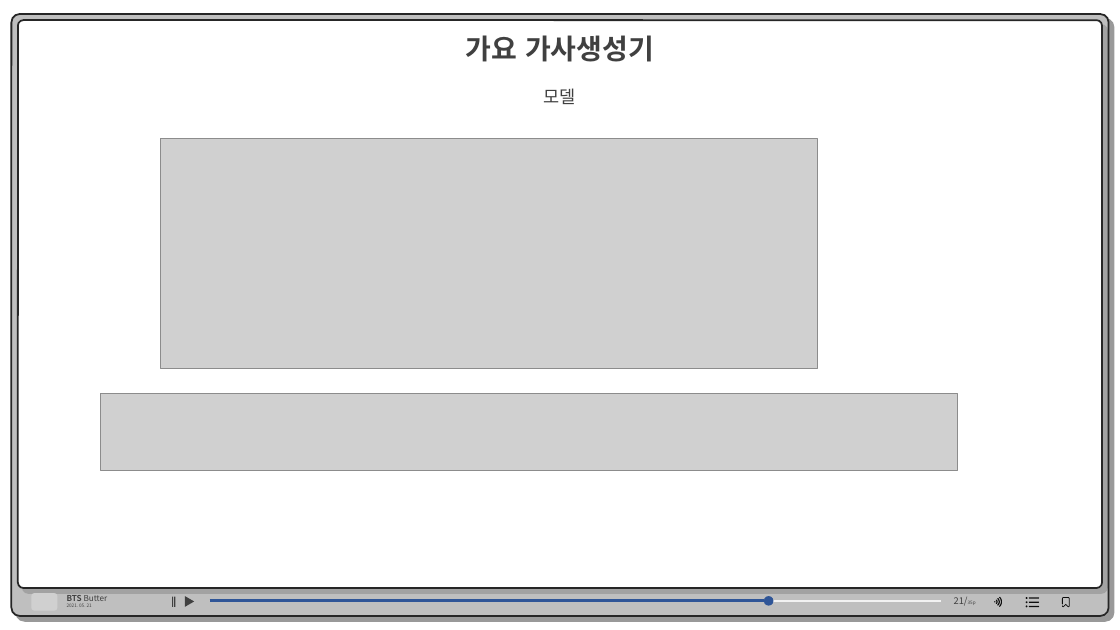
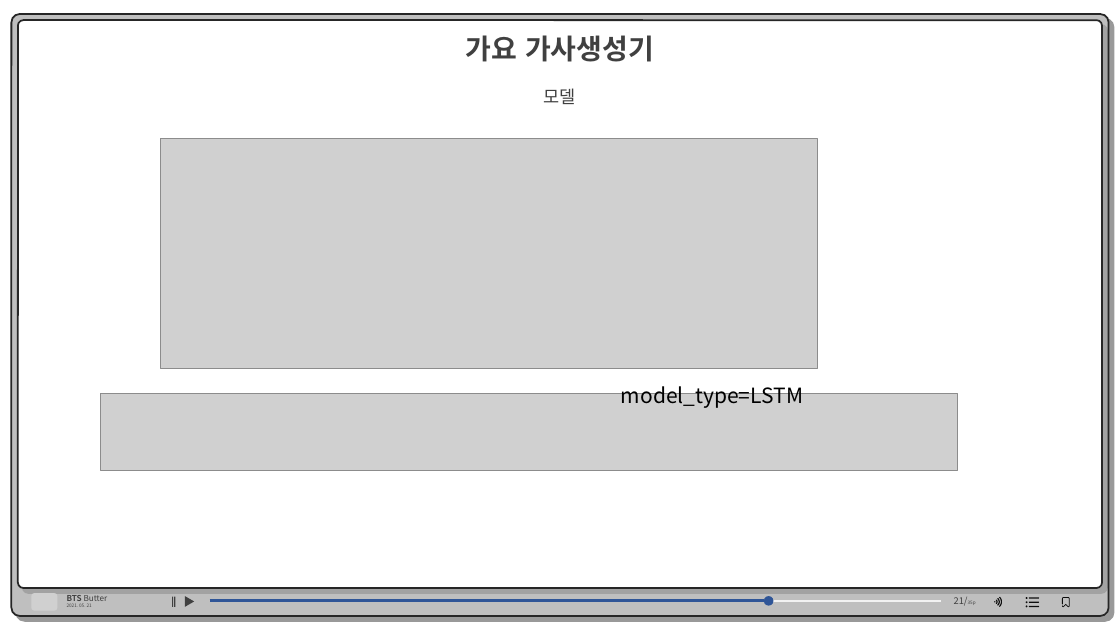
Before and after one commit to angelless00/KDT, a slide deck: slide 10 of 프로젝트/1030 개인프로젝트/김아란-가사생성모델 1차발표.pptx (slide 9 before the commit). Drawn at 1120x630 pixels with LibreOffice and Linux fonts; fonts in the diff are those of the drawing; grey boxes stand for pictures. Boxes give left, top, right and bottom in pixels: in the first picture for what was removed or moved away, otherwise in the second. Text is boxed around its words. In the diff, an @@ line names an element or a change of style, - is before the commit and + after.

```diff
--- a/프로젝트/1030 개인프로젝트/김아란-가사생성모델 1차발표.pptx
+++ b/프로젝트/1030 개인프로젝트/김아란-가사생성모델 1차발표.pptx
@@ text added at [621,382,803,408], 18 pt, text #000000 @@
+model_type=LSTM
```
Also in this commit, not shown: 1 other slide changed, 2 slides added, 19 other files.
